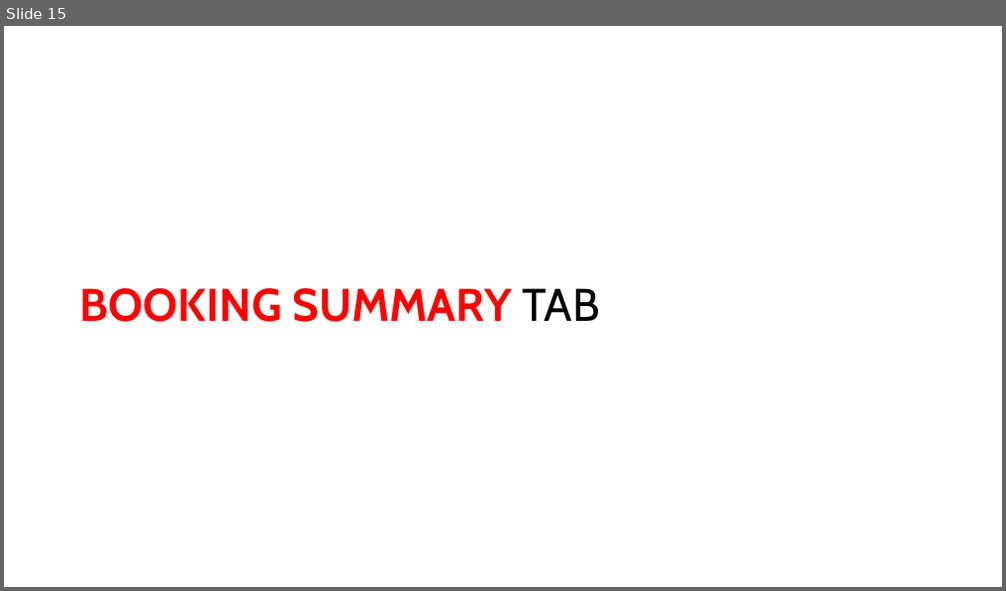
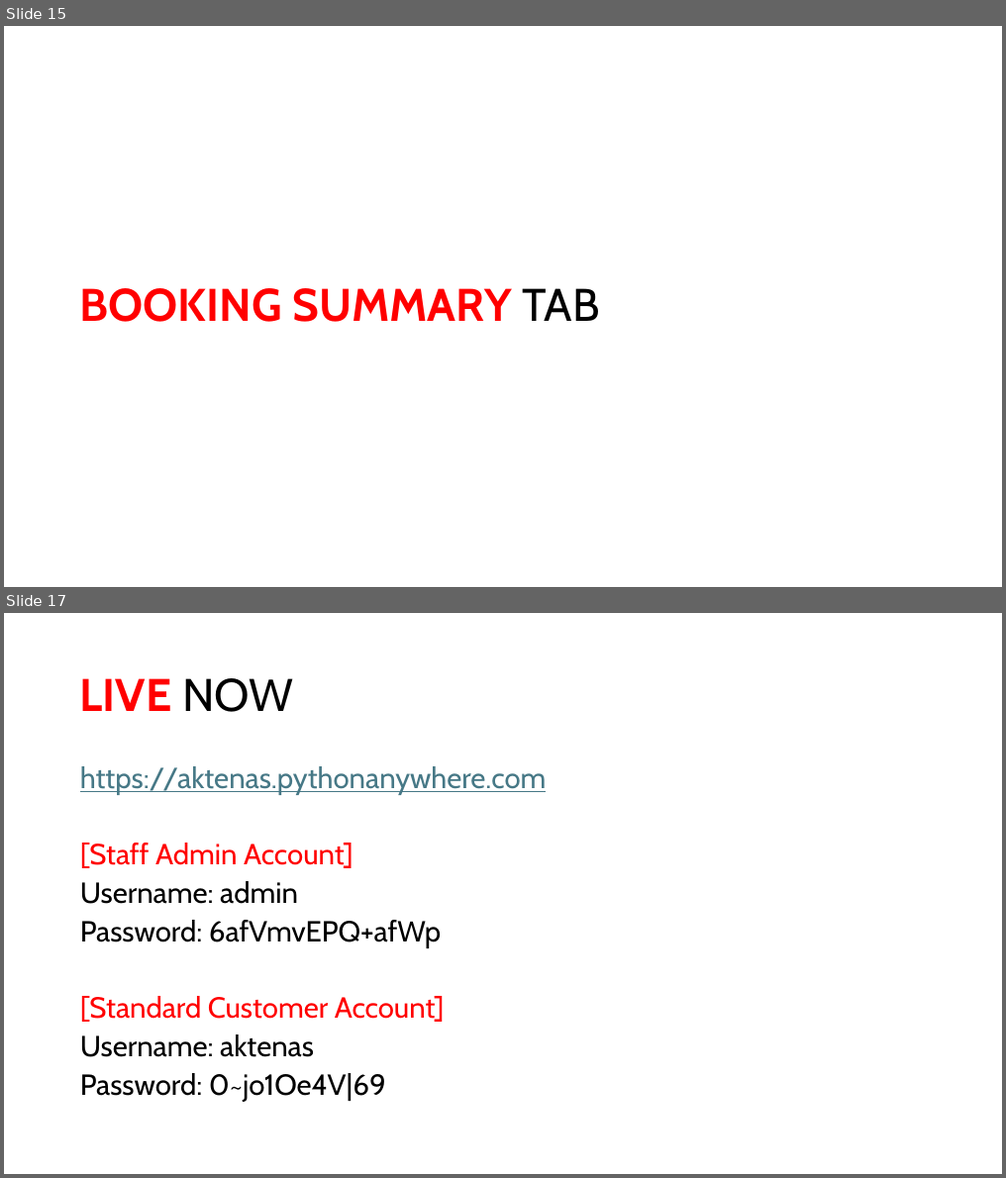
Before and after one commit to aktenas/C4-Eshop, a slide deck: ITC4214 FINAL PRESENTATION.pptx. Shown one above the other, each under a label of ours: slide 15 before the commit, slides 15 and 17 after it; the slides between them are not shown. The pictures are 1006x591 and 1006x1178 pixels, drawn with LibreOffice and Linux fonts; fonts in the diff are those of the drawing. Boxes give left, top, right and bottom in pixels: in the first picture for what was removed or moved away, otherwise in the second. Text is boxed around its words. In the diff, an @@ line names an element or a change of style, - is before the commit and + after.

```diff
--- a/ITC4214 FINAL PRESENTATION.pptx
+++ b/ITC4214 FINAL PRESENTATION.pptx
@@ slide 17 added at bbox=[4, 613, 1002, 1174], background #FFFFFF @@
@@ title added at bbox=[80, 678, 294, 712], 44 pt, text #FF0000, bold @@
+LIVE NOW
@@ text added at bbox=[80, 766, 547, 1102], 28 pt, text #000000 @@
+https://aktenas.pythonanywhere.com
+[Staff Admin Account]
+Username: admin
+Password: 6afVmvEPQ+afWp
+[Standard Customer Account]
+Username: aktenas
+Password: 0~jo1Oe4V|69
```
Also in this commit, not shown: 1 other slide added, 1 other file.
